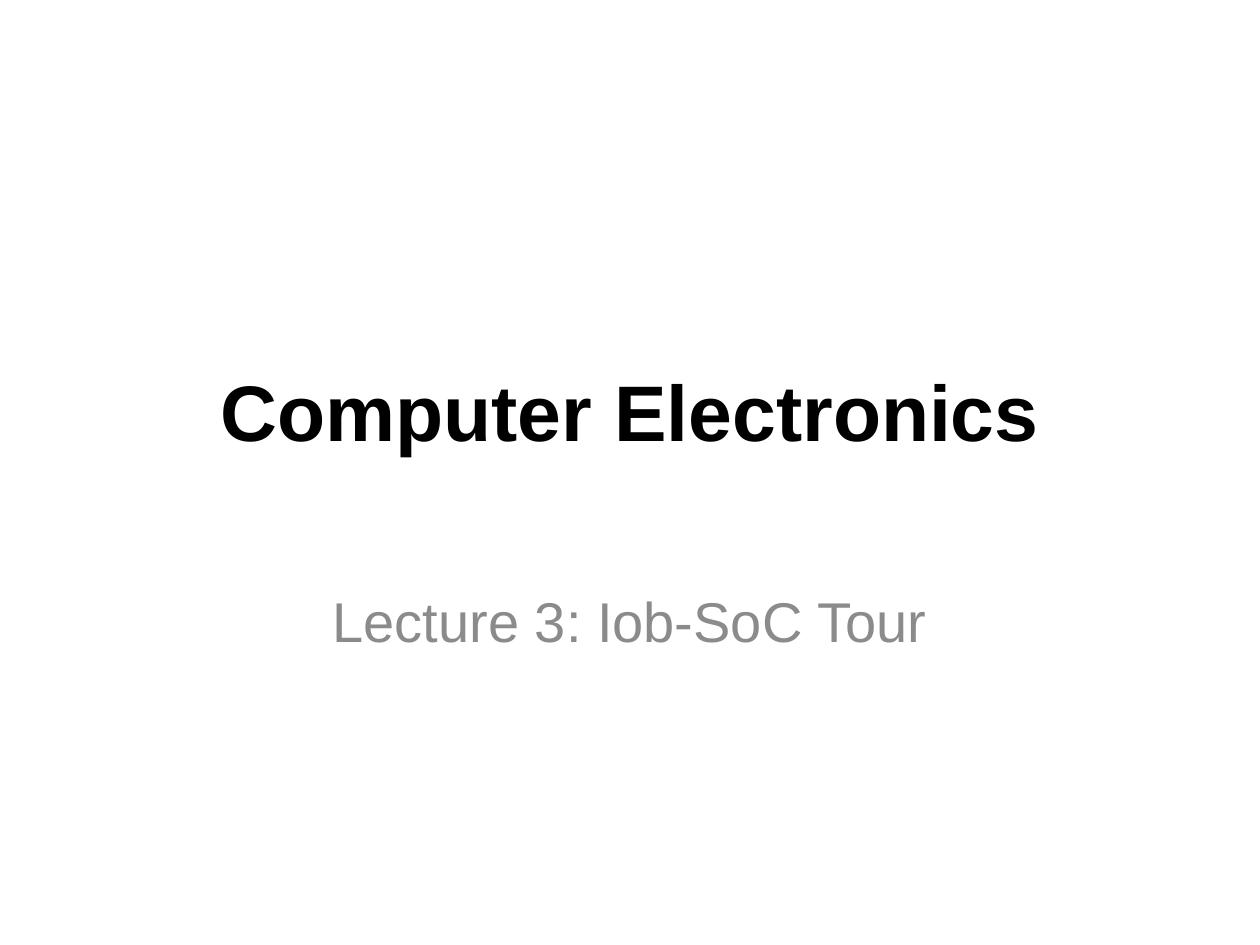
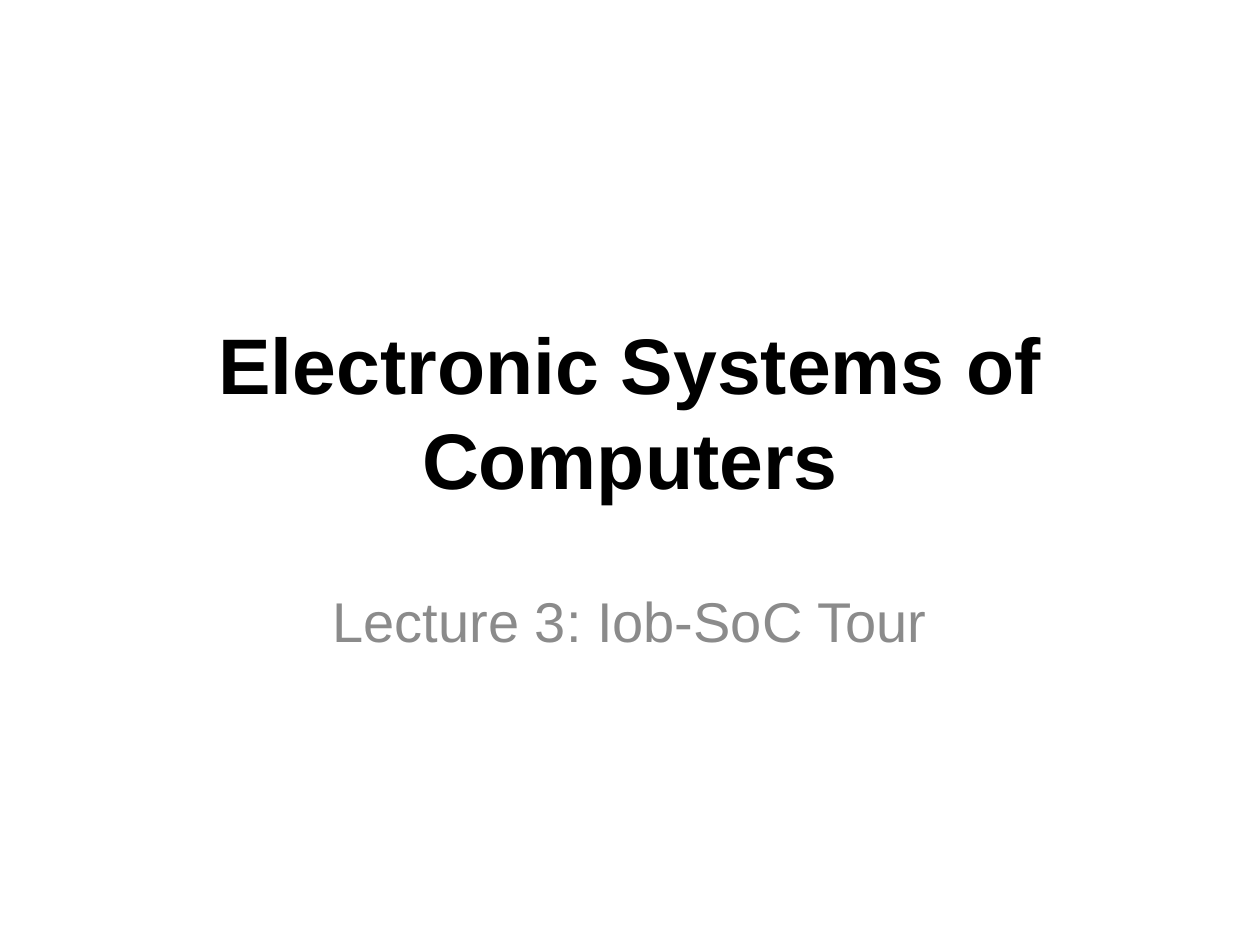
Before and after one commit to jjts/ist-sec, a slide deck: slide 1 of lectures/l3/l3.odp. Drawn at 1260x945 pixels with LibreOffice and Linux fonts; fonts in the diff are those of the drawing; background and template pictures are left out. Boxes give left, top, right and bottom in pixels: in the first picture for what was removed or moved away, otherwise in the second. Text is boxed around its words. In the diff, an @@ line names an element or a change of style, - is before the commit and + after.

```diff
--- a/lectures/l3/l3.odp
+++ b/lectures/l3/l3.odp
@@ title at box(218, 337, 1041, 504): text changed @@
-Computer Electronics
+Electronic Systems of Computers
```
Also in this commit, not shown: 2 other slides changed, 3 other files.
